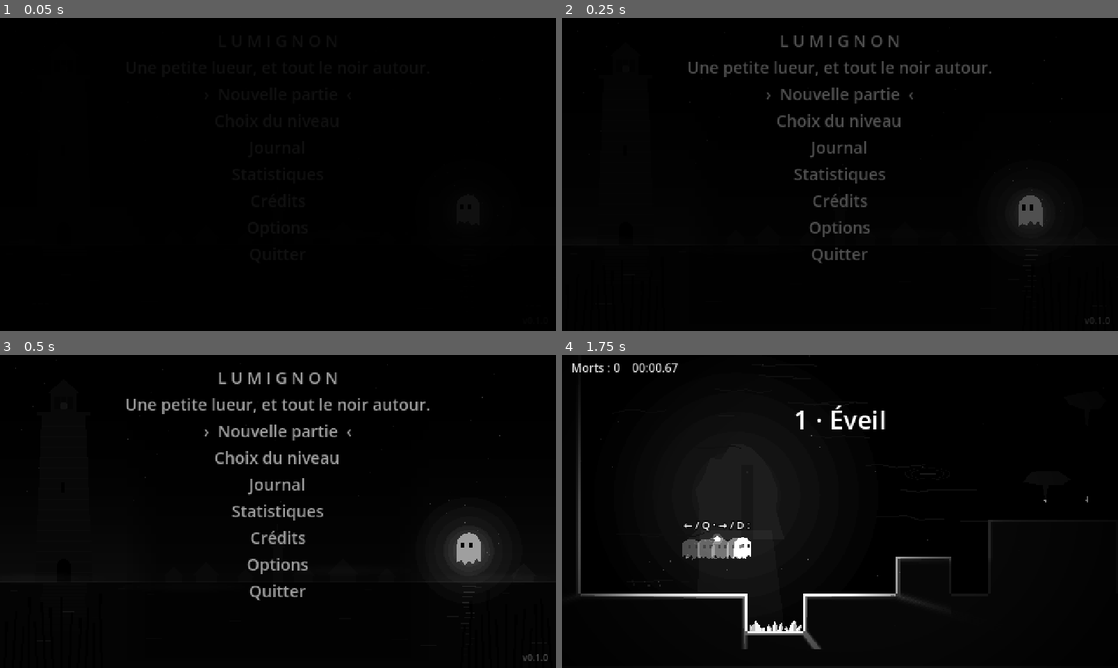
Above: before the commit, frames 1-4 (two rows, left to right).
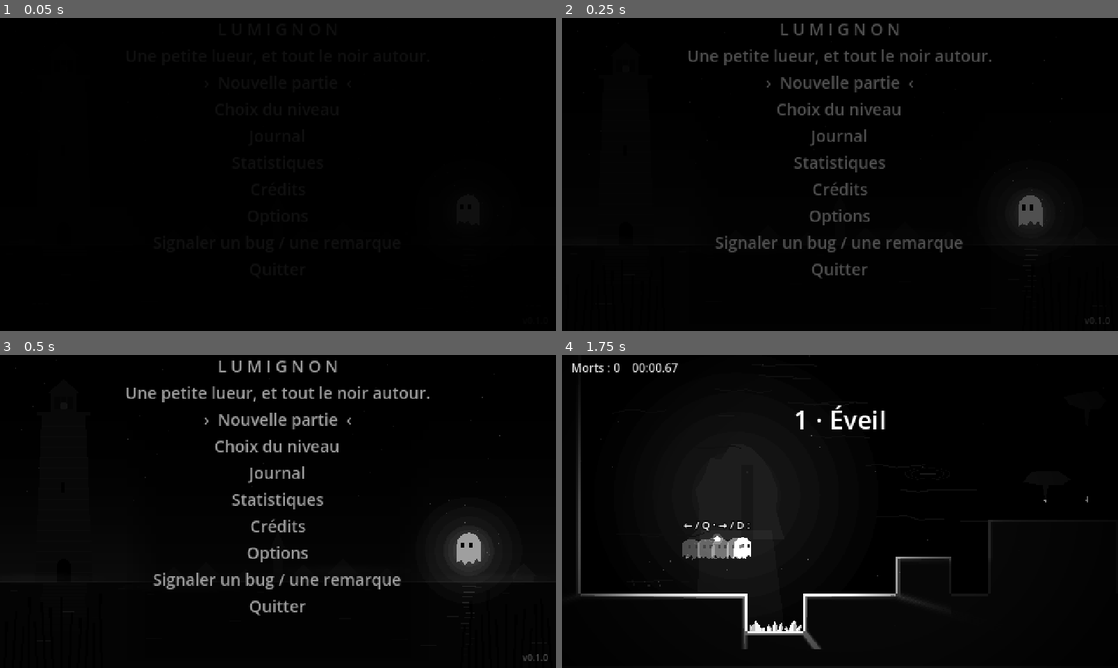
Above: after the commit, the same moments.

Repository: Lumy-57/INYS-release
Game: Godot game, scene res://scenes/main.tscn
Two runs of this game, one before a commit and one after it. Both use one fixed random seed, a clock stepped at 60 frames per second and the inputs below.
Inputs (mouse positions are in pixels of both pictures, inside the frame that each line leads up to):
- Up to frame 1 (0.05 s): no input
- Up to frame 2 (0.25 s): no input
- Up to frame 3 (0.5 s): no input
- Up to frame 4 (1.75 s): tap Enter at 0.5 s; move the mouse to (962, 495) at 0.52 s; hold C (jump) 0.53-1.28 s; hold Right (right) from 0.53 s (still down); tap X (dash) at 0.6, 1.55 s; click (962, 495) at 0.67 s; move the mouse to (728, 527) at 1.27 s; tap C (jump) at 1.35, 1.52 s

The runs differ from the first frame. In frame 2, 6.1% of the frame differs, in the area x 22-78%, y 1-84%; in frame 3, 7.0%; in frame 4, nothing differs.

Commit message:
Menu titre : signaler un bug ou une remarque
L'entrée « Signaler un bug / une remarque » se déplie en deux choix qui ouvrent
une issue préremplie sur INYS-release (version, plateforme, dernier niveau joué).
Modèles d'issues Bug (label bug) et Remarque (label enhancement).

Diff:
--- /dev/null
+++ b/scripts/bug_report.gd
@@ -0,0 +1,32 @@
+# « Signaler » dans le menu titre : ouvre dans le navigateur une issue préremplie sur
+# INYS-release (modèles dans .github/ISSUE_TEMPLATE), avec la version du jeu,
+# la plateforme et le dernier niveau joué. Aucun serveur : c'est GitHub qui reçoit.
+extends RefCounted
+
+const LevelData = preload("res://scripts/level_data.gd")
+const NEW_ISSUE := "https://github.com/Lumy-57/INYS-release/issues/new"
+
+
+# kind : "bug" ou "remarque" (nom du modèle d'issue)
+static func open(kind: String, last_level: int) -> void:
+	var fields := {
+		"template": kind + ".yml",
+		"version": str(ProjectSettings.get_setting("application/config/version", "?")),
+		"plateforme": _platform(),
+	}
+	if last_level >= 0 and last_level < LevelData.LEVELS.size():
+		var level: Dictionary = LevelData.LEVELS[last_level]
+		var text := "%d · %s" % [last_level + 1, level.get("name", "")]
+		var chapter: String = level.get("chapter", "")
+		if chapter != "":
+			text += " (%s)" % chapter
+		fields["niveau"] = text
+	var query := []
+	for key in fields:
+		query.append("%s=%s" % [key, str(fields[key]).uri_encode()])
+	OS.shell_open(NEW_ISSUE + "?" + "&".join(query))
+
+
+static func _platform() -> String:
+	var size := DisplayServer.screen_get_size()
+	return "%s · %d×%d" % [OS.get_name(), size.x, size.y]
--- a/scripts/title_menu.gd
+++ b/scripts/title_menu.gd
@@ -1,5 +1,5 @@
 # Menu de l'écran titre : continuer, nouvelle partie, choix du niveau, statistiques, crédits, options,
-# nouvelle version (si update_check.gd en a trouvé une), quitter.
+# signaler (un bug ou une remarque, voir bug_report.gd), nouvelle version (si update_check.gd en a trouvé une), quitter.
 # Les niveaux sont regroupés par chapitres : les niveaux consécutifs de même clé "chapter".
 extends Node
 
@@ -13,12 +13,14 @@
 const Looks = preload("res://scripts/looks.gd")
 const Credits = preload("res://scripts/credits.gd")
 const Lore = preload("res://scripts/lore.gd")
+const BugReport = preload("res://scripts/bug_report.gd")
 
 var main: Node
 var index := 0
 var chapter := 0
 var active := false
 var watching_credits := false
+var report_open := false  # « Signaler » déplié en « un bug » / « une remarque »
 var opened_frame := -1
 var credits: CanvasLayer
 
@@ -68,6 +70,11 @@
 	items.append(["stats", "Statistiques"])
 	items.append(["credits", "Crédits"])
 	items.append(["options", "Options"])
+	if report_open:
+		items.append(["report_bug", "Signaler · un bug"])
+		items.append(["report_note", "Signaler · une remarque"])
+	else:
+		items.append(["report", "Signaler un bug / une remarque"])
 	if main.update_check and main.update_check.latest != "":
 		items.append(["update", "Nouvelle version · v%s" % main.update_check.latest])
 	items.append(["quit", "Quitter"])
@@ -79,6 +86,7 @@
 	# Depuis la pause, la touche qui ramène au titre ne doit pas aussi lancer une partie
 	opened_frame = Engine.get_process_frames()
 	index = 0
+	report_open = false
 	chapter = chapter_of(main.save.last_level())
 	redraw()
 
@@ -108,8 +116,12 @@
 	var kind: String = items[index][0]
 	if Input.is_action_just_pressed("up"):
 		index = posmod(index - 1, items.size())
+		_fold_report()
 	elif Input.is_action_just_pressed("down"):
 		index = posmod(index + 1, items.size())
+		_fold_report()
+	elif Input.is_action_just_pressed("pause") and report_open:
+		_fold_report(true)
 	elif Input.is_action_just_pressed("jump"):
 		match kind:
 			"continue":
@@ -126,6 +138,12 @@
 				_play_credits()
 			"options":
 				open_options.emit()
+			"report":
+				report_open = true
+			"report_bug":
+				BugReport.open("bug", main.save.last_level())
+			"report_note":
+				BugReport.open("remarque", main.save.last_level())
 			"update":
 				main.update_check.open_page()
 			"quit":
@@ -135,6 +153,23 @@
 		return
 	main.sfx.play("land", 0.0)
 	redraw()
+
+
+# Quitter les deux entrées « Signaler · … » (ou Échap) les replie en une seule
+func _fold_report(force := false) -> void:
+	if not report_open:
+		return
+	var kind: String = _items()[index][0]
+	if not force and kind.begins_with("report_"):
+		return
+	var first := 0
+	for i in _items().size():
+		if _items()[i][0] == "report_bug":
+			first = i
+			break
+	report_open = false
+	if force or index > first + 1:
+		index = first if force else index - 1
 
 
 # La réponse de GitHub arrive après l'ouverture du menu : l'entrée « Nouvelle version »
Not shown, added: .github/ISSUE_TEMPLATE/bug.yml
Not shown, added: .github/ISSUE_TEMPLATE/config.yml
Not shown, added: .github/ISSUE_TEMPLATE/remarque.yml
